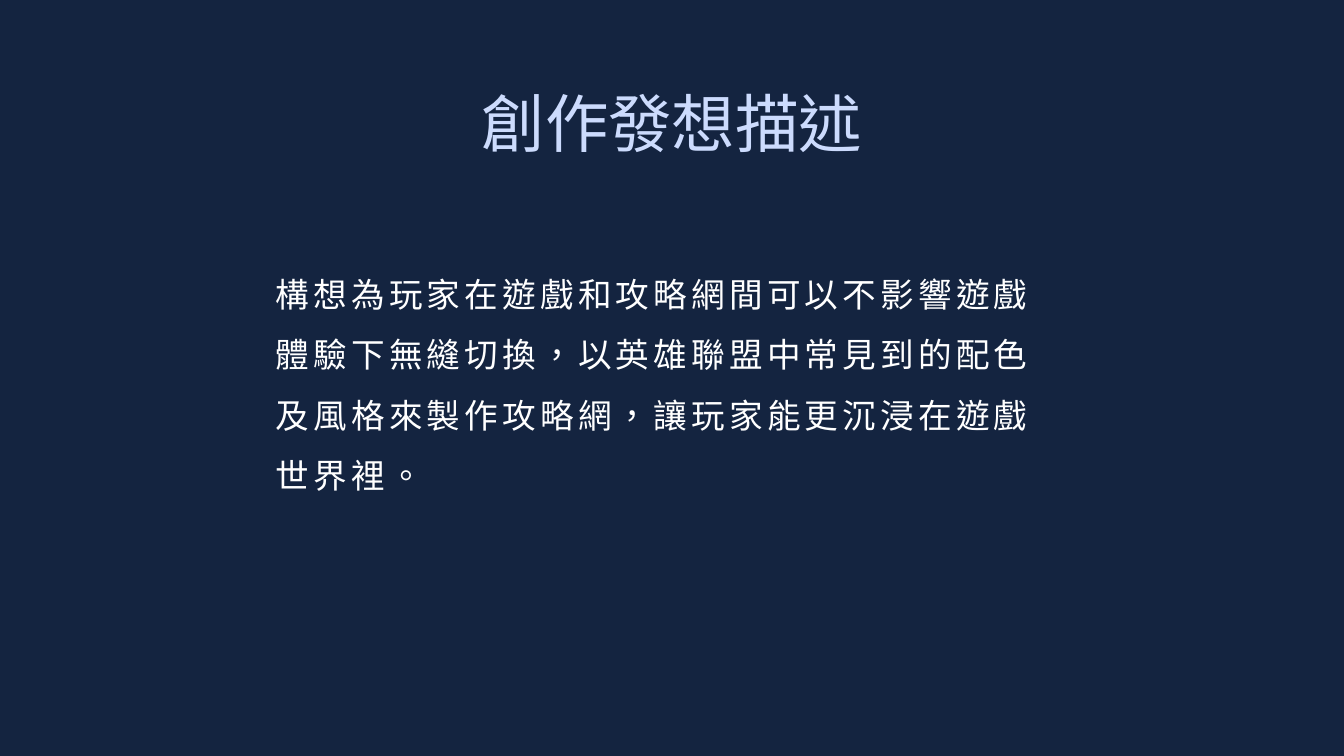
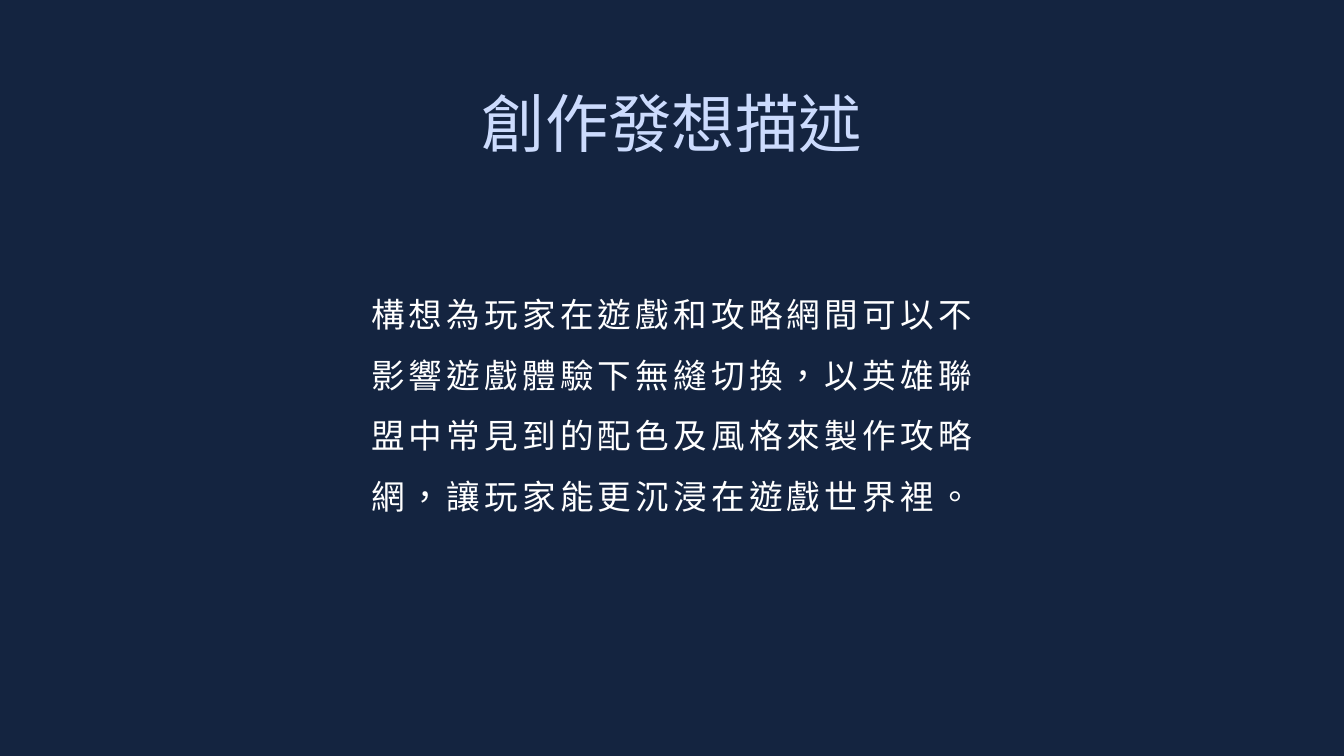
Before and after one commit to leonasdev/WebMidProject, a slide deck: slide 9 of 企劃書.pptx. Drawn at 1344x756 pixels with LibreOffice and Linux fonts; fonts in the diff are those of the drawing. Boxes give left, top, right and bottom in pixels: in the first picture for what was removed or moved away, otherwise in the second. Text is boxed around its words. In the diff, an @@ line names an element or a change of style, - is before the commit and + after.

```diff
--- a/企劃書.pptx
+++ b/企劃書.pptx
@@ text "構想為玩家在遊戲和攻略網間可以不影響遊戲體驗下無縫切換，以英雄聯盟中常見到的配色及風格來製作攻略網，讓玩家能更沉浸在遊戲 ..." rewrapped from (276, 278, 1028, 491) to (371, 298, 971, 512) @@
```
Also in this commit, not shown: 1 other slide changed.
